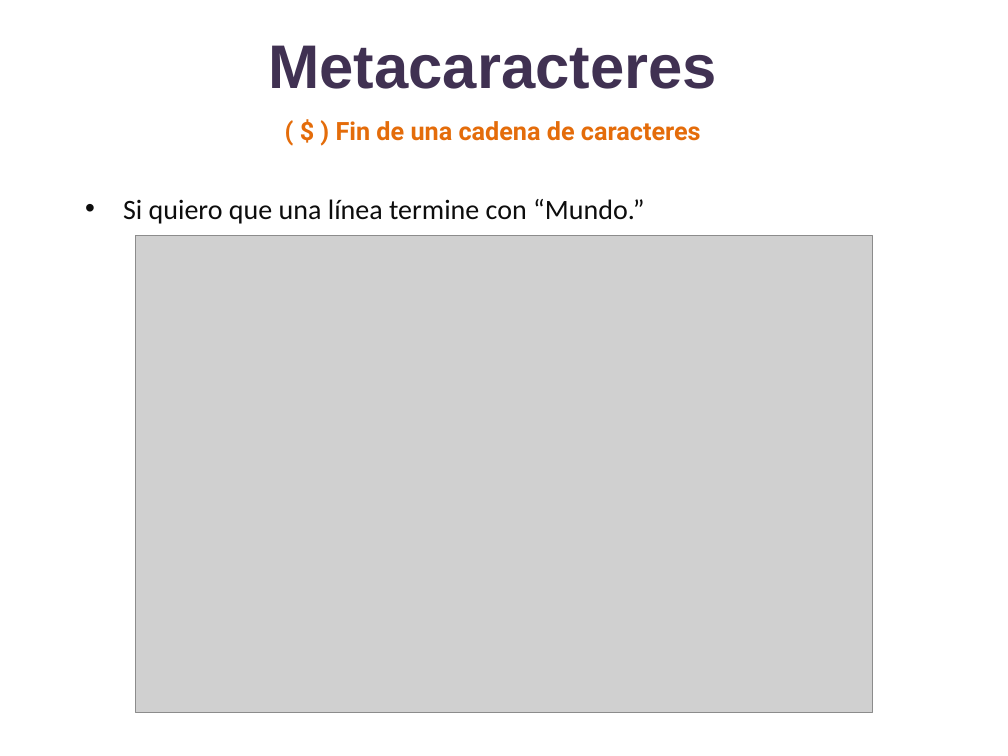
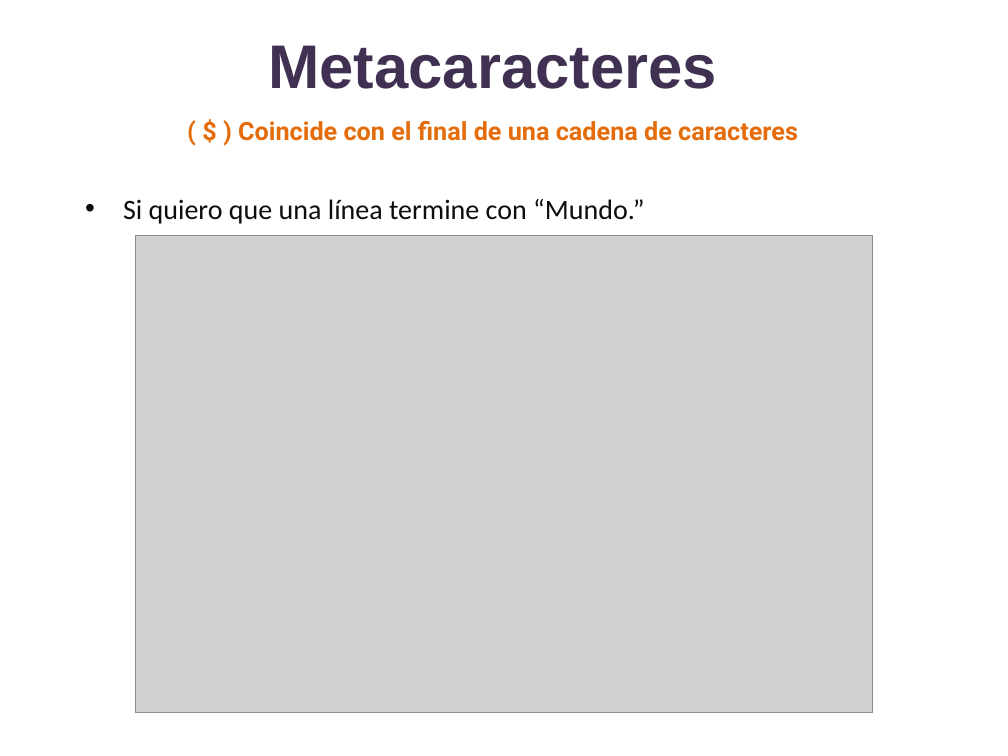
Before and after one commit to lizetheP/Analitica, a slide deck: slide 34 of CalendarioAgo2022/presentaciones/19_Modulo_re.pptx (slide 43 before the commit). Drawn at 1008x756 pixels with LibreOffice and Linux fonts; fonts in the diff are those of the drawing; grey boxes stand for pictures. Boxes give left, top, right and bottom in pixels: in the first picture for what was removed or moved away, otherwise in the second. Text is boxed around its words. In the diff, an @@ line names an element or a change of style, - is before the commit and + after.

```diff
--- a/CalendarioAgo2022/presentaciones/19_Modulo_re.pptx
+++ b/CalendarioAgo2022/presentaciones/19_Modulo_re.pptx
@@ text at bbox=[238, 121, 798, 141]: text changed @@
-( $ ) Fin de una cadena de caracteres
+( $ ) Coincide con el final de una cadena de caracteres
```
Also in this commit, not shown: 7 other slides changed, 2 slides added, 6 slides removed, 8 other files.
